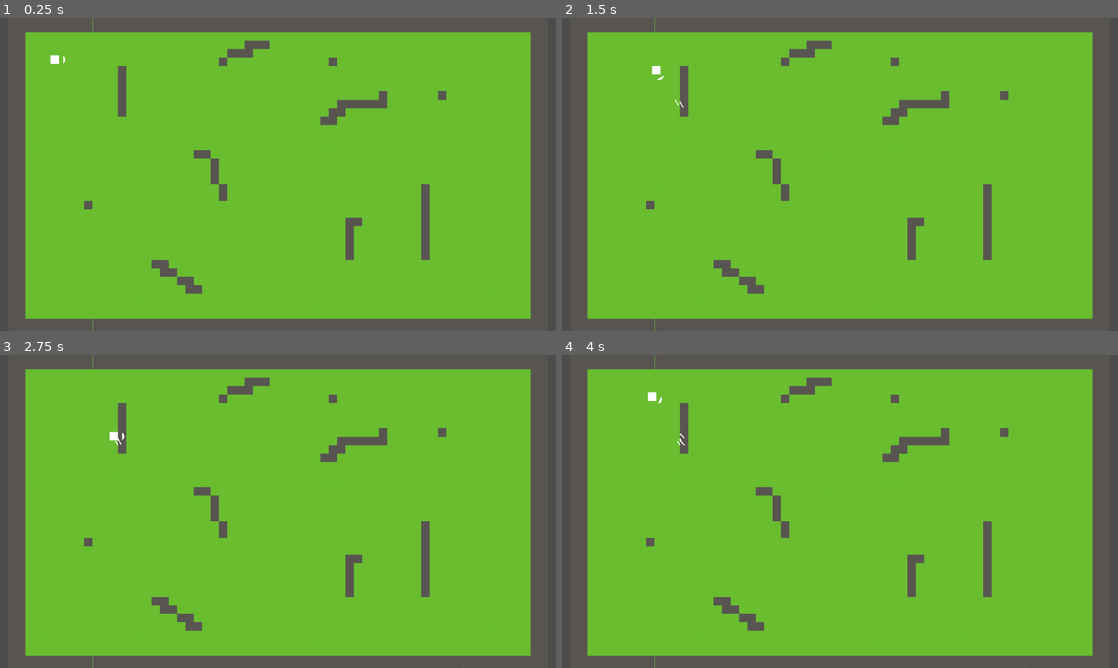
Above: before the commit, frames 1-4 (two rows, left to right).
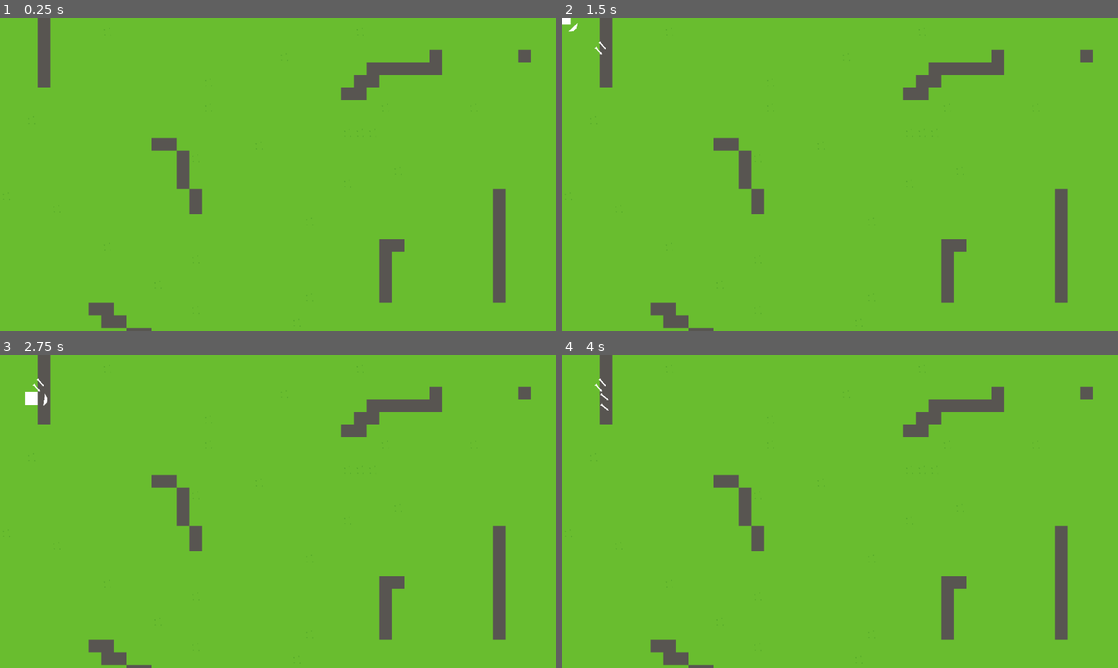
Above: after the commit, the same moments.

Repository: rdede/pffft
Game: Godot game, scene res://scenes/arena/arena.tscn
The game is run twice, just before and just after one commit, with the same random seed, the same clock (stepped at 60 frames per second) and the same inputs.
Inputs (mouse positions are in pixels of both pictures, inside the frame that each line leads up to):
- Up to frame 1 (0.25 s): no input
- Up to frame 2 (1.5 s): tap Enter at 0.5 s; move the mouse to (962, 158) at 0.52 s; press the mouse at (962, 158) at 0.53 s; hold D (Player_move_right) 0.53-1.28 s; move the mouse to (728, 190) at 1.27 s; release the mouse at (728, 190) at 1.28 s; hold S (Player_move_down) from 1.28 s (still down); click (728, 190) at 1.35 s
- Up to frame 3 (2.75 s): move the mouse to (333, 442) at 2.02 s; release S (Player_move_down) at 2.03 s; press the mouse at (333, 442) at 2.03 s; hold D (Player_move_right) from 2.03 s (still down)
- Up to frame 4 (4 s): tap Space at 2.75 s; move the mouse to (812, 574) at 2.77 s; release D (Player_move_right) at 2.78 s; release the mouse at (812, 574) at 2.78 s; hold Z (Player_move_up) 2.78-3.53 s; click (812, 574) at 2.85 s; move the mouse to (1006, 558) at 3.52 s; press the mouse at (1006, 558) at 3.53 s; hold Q (Player_move_left) from 3.53 s (still down)

The runs differ from the first frame. In frame 1, 23% of the frame differs, in the area x 0-100%, y 0-100%; in frame 2, 23%; in frame 3, 23%; in frame 4, 23%.

Commit message:
Update project settings

Diff:
--- a/project.godot
+++ b/project.godot
@@ -26,8 +26,8 @@
 
 [display]
 
-window/size/width=1920
-window/size/height=1080
+window/size/width=1280
+window/size/height=720
 window/size/test_width=1280
 window/size/test_height=720
 window/stretch/mode="viewport"
@@ -60,6 +60,11 @@
 "events": [ Object(InputEventMouseButton,"resource_local_to_scene":false,"resource_name":"","device":0,"alt":false,"shi …(212 unchanged characters)…
  ]
 }
+Secondary_Click={
+"deadzone": 0.5,
+"events": [ Object(InputEventMouseButton,"resource_local_to_scene":false,"resource_name":"","device":0,"alt":false,"shift":false,"control":false,"meta":false,"command":false,"button_mask":0,"position":Vector2( 0, 0 ),"global_position":Vector2( 0, 0 ),"factor":1.0,"button_index":2,"pressed":false,"doubleclick":false,"script":null)
+ ]
+}
 
 [layer_names]
 
